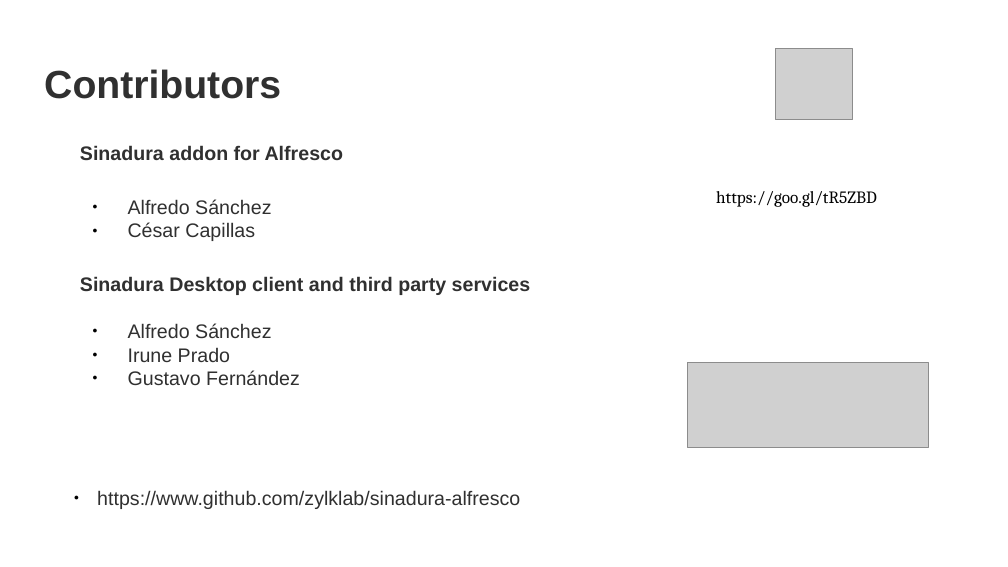
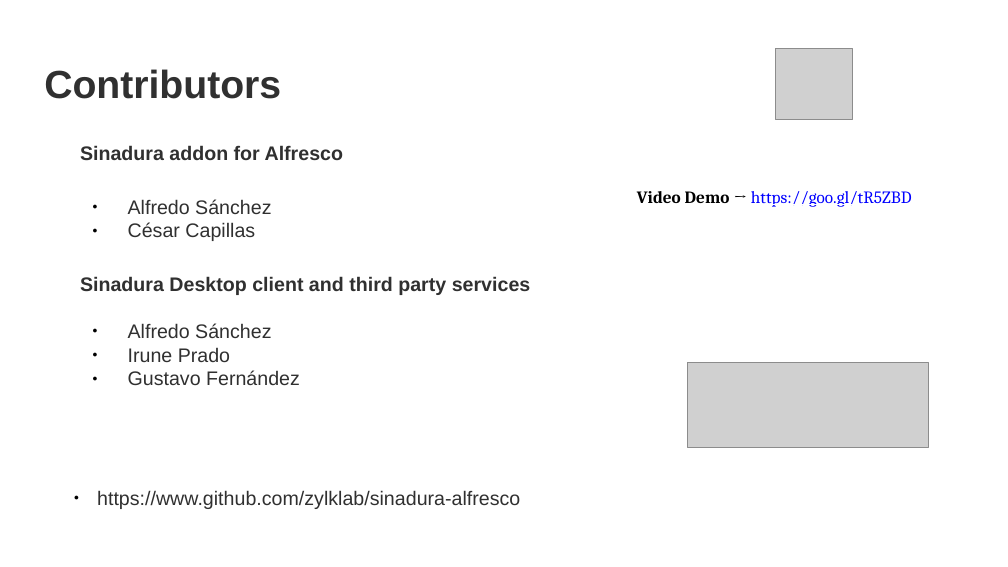
Before and after one commit to OrderOfTheBee/beecon, a slide deck: slide 13 of 2017/assets/files/L09/L09-Sinadura ECM Protocol-based signatures for Alfresco [Lightning Talk (5 m)].pptx. Drawn at 1008x567 pixels with LibreOffice and Linux fonts; fonts in the diff are those of the drawing; grey boxes stand for pictures; background and template pictures are left out. Boxes give left, top, right and bottom in pixels: in the first picture for what was removed or moved away, otherwise in the second. Text is boxed around its words. In the diff, an @@ line names an element or a change of style, - is before the commit and + after.

```diff
--- a/2017/assets/files/L09/L09-Sinadura ECM Protocol-based signatures for Alfresco [Lightning Talk (5 m)].pptx
+++ b/2017/assets/files/L09/L09-Sinadura ECM Protocol-based signatures for Alfresco [Lightning Talk (5 m)].pptx
@@ text at box(637, 191, 912, 207): text changed; text colour #000000 to #0000FF @@
-https://goo.gl/tR5ZBD
+Video Demo → https://goo.gl/tR5ZBD
```
Also in this commit, not shown: 3 other slides changed, 12 other files.
